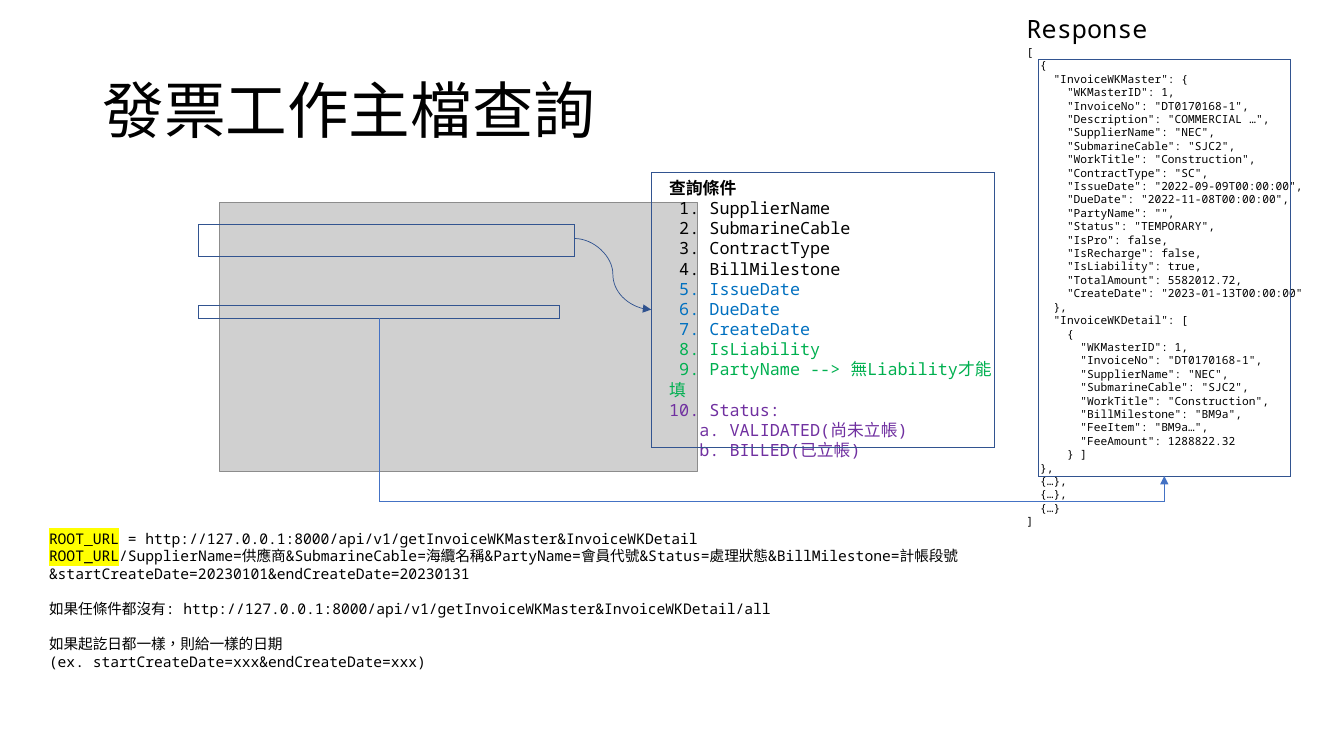
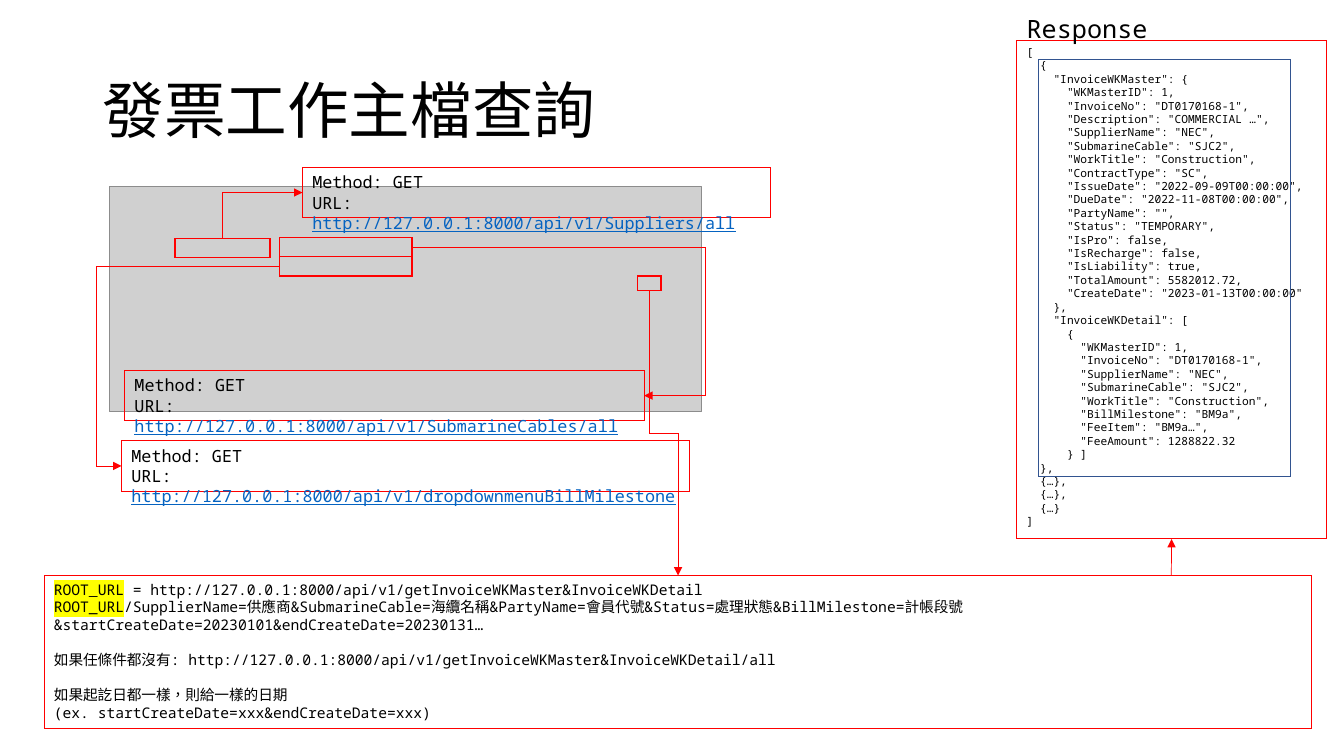
Before and after one commit to appletime81/cbp-sys-api, a slide deck: slide 6 of CBP專案/發票主檔&發票明細檔API.pptx. Drawn at 1344x756 pixels with LibreOffice and Linux fonts; fonts in the diff are those of the drawing; grey boxes stand for pictures. Boxes give left, top, right and bottom in pixels: in the first picture for what was removed or moved away, otherwise in the second. Text is boxed around its words. In the diff, an @@ line names an element or a change of style, - is before the commit and + after.

```diff
--- a/CBP專案/發票主檔&發票明細檔API.pptx
+++ b/CBP專案/發票主檔&發票明細檔API.pptx
@@ rectangle "[": place and size @@
-rectangle "[" at (1054, 74, 1303, 445)
+rectangle "[" at (1017, 40, 1327, 539)
@@ rectangle "[" at (1017, 40, 1327, 539): outline none to #FF0000 0.75 pt @@
@@ rectangle added at (302, 167, 770, 218), outline #FF0000 0.75 pt, 12 pt, text #0563C1, underline @@
+Method: GET
+URL: http://127.0.0.1:8000/api/v1/Suppliers/all
@@ rectangle removed at (651, 172, 994, 448) @@
@@ text removed at (669, 179, 992, 459) @@
-查詢條件
-1. SupplierName
-2. SubmarineCable
-3. ContractType
-4. BillMilestone
-5. IssueDate
-6. DueDate
-7. CreateDate
-8. IsLiability
-9. PartyName --> 無Liability才能填
-10. Status:
-a. VALIDATED(尚未立帳)
-b. BILLED(已立帳)
@@ picture: place and size @@
-picture at (220, 202, 699, 471)
+picture at (109, 187, 702, 412)
@@ elbow arrow added from (223, 238) to (302, 193), #FF0000 0.5 pt @@
@@ rectangle added at (174, 238, 270, 257), outline #FF0000 1 pt @@
@@ rectangle removed at (199, 225, 575, 257) @@
@@ rectangle added at (279, 237, 412, 256), outline #FF0000 1 pt @@
@@ curved arrow removed from (575, 239) to (651, 310) @@
@@ elbow arrow added from (279, 266) to (122, 466), #FF0000 0.5 pt @@
@@ rectangle added at (279, 256, 412, 275), outline #FF0000 1 pt @@
@@ elbow arrow added from (412, 247) to (644, 395), #FF0000 0.5 pt @@
@@ rectangle added at (638, 276, 661, 290), outline #FF0000 1 pt @@
@@ elbow arrow added from (649, 290) to (679, 576), #FF0000 0.5 pt @@
@@ rectangle removed at (199, 306, 560, 319) @@
@@ elbow arrow removed from (379, 318) to (1165, 476) @@
@@ rectangle added at (125, 370, 645, 420), outline #FF0000 0.75 pt, 12 pt, text #0563C1, underline @@
+Method: GET
+URL: http://127.0.0.1:8000/api/v1/SubmarineCables/all
@@ rectangle added at (122, 441, 691, 491), outline #FF0000 0.75 pt, 12 pt, text #0563C1, underline @@
+Method: GET
+URL: http://127.0.0.1:8000/api/v1/dropdownmenuBillMilestone
@@ arrow added from (1172, 576) to (1172, 539), #FF0000 0.5 pt @@
@@ rectangle "ROOT_URL = http://127.0.0.1:8000/api/v1/getInvoiceWKMaster&I ..." at (44, 576, 1313, 728): outline none to #FF0000 0.75 pt @@
@@ rectangle "ROOT_URL = http://127.0.0.1:8000/api/v1/getInvoiceWKMaster&I ...": place and size @@
-rectangle "ROOT_URL = http://127.0.0.1:8000/api/v1/getInvoiceWKMaster&I ..." at (49, 532, 958, 670)
+rectangle "ROOT_URL = http://127.0.0.1:8000/api/v1/getInvoiceWKMaster&I ..." at (44, 576, 1313, 728)
@@ text in rectangle at (54, 599, 963, 630): text changed @@
-ROOT_URL/SupplierName=供應商&SubmarineCable=海纜名稱&PartyName=會員代號&Status=處理狀態&BillMilestone=計帳段號&startCreateDate=20230101&endCreateDate=20230131
+ROOT_URL/SupplierName=供應商&SubmarineCable=海纜名稱&PartyName=會員代號&Status=處理狀態&BillMilestone=計帳段號&startCreateDate=20230101&endCreateDate=20230131…
```
Also in this commit, not shown: 1 other slide changed, 5 other files.
